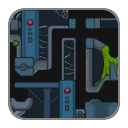
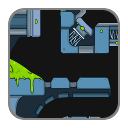
Before/after of a 128x128 layered artwork. What changed in the layer stack:
hid "level7_1_0.png" over [10, 10, 118, 118]
added layer "level5_0_1.png" above "Level1_1_0.png" over [10, 10, 118, 118]
